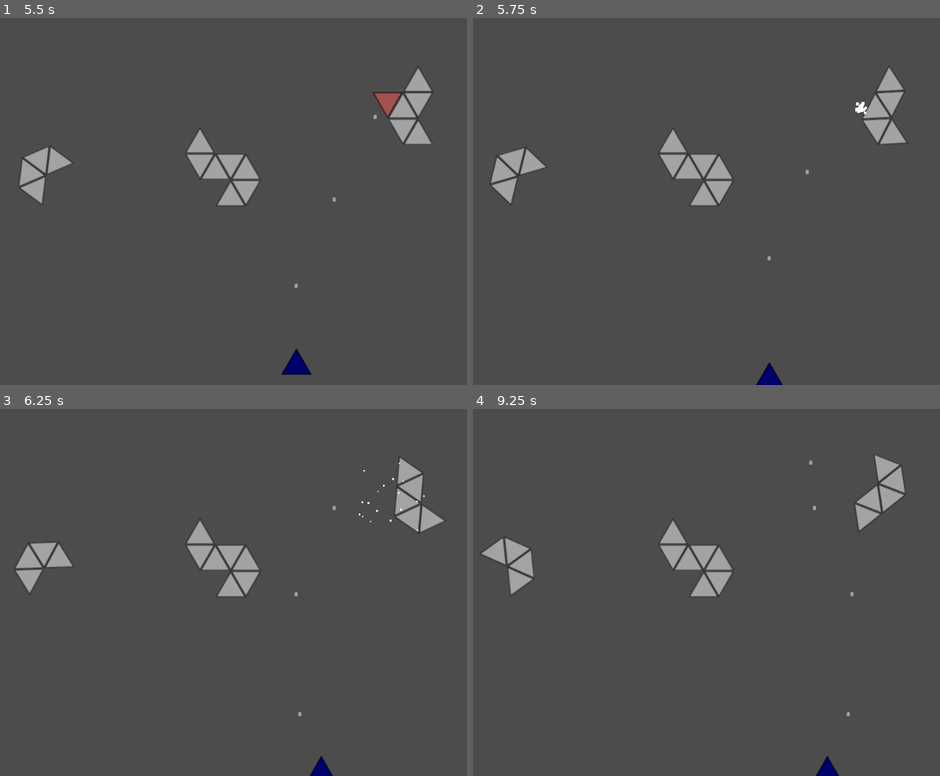
Above: before the commit, frames 1-4 (two rows, left to right).
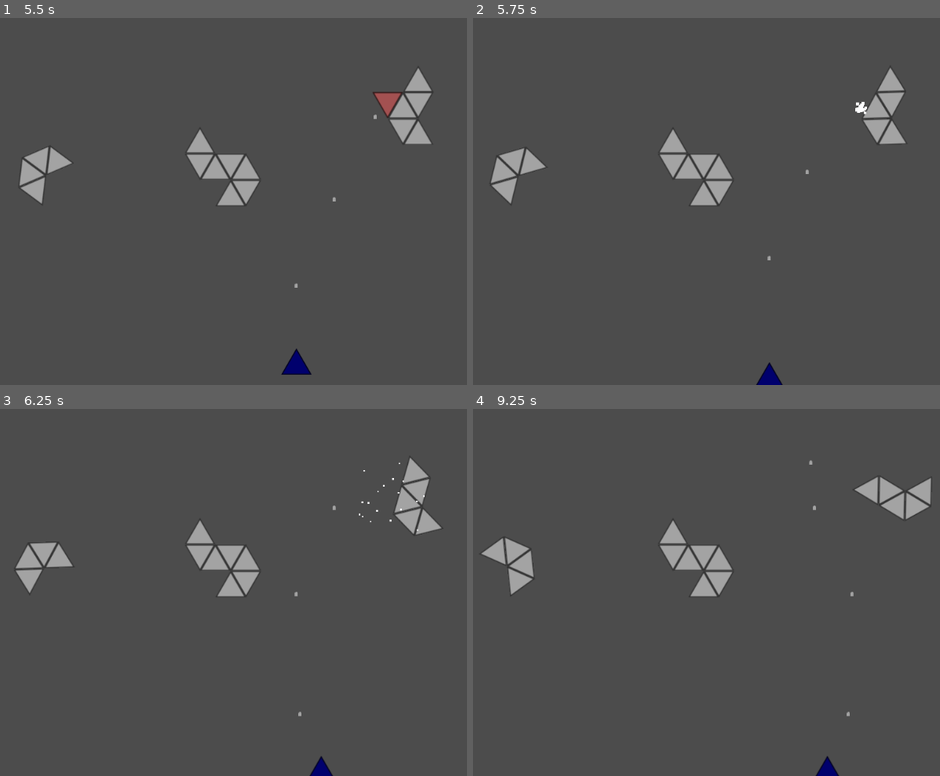
Above: after the commit, the same moments.

Repository: tristaaan/AsteroidGame
Game: Godot game, scene res://Gameplay.tscn
The game is run twice, just before and just after one commit, with the same random seed, the same clock (stepped at 60 frames per second) and the same inputs.
Inputs (mouse positions are in pixels of both pictures, inside the frame that each line leads up to):
- Up to frame 1 (5.5 s): tap Enter (ui_accept) at 0.5, 0.77, 1.52, 3.02, 3.77, 4.52 s; move the mouse to (429, 183) at 0.52 s; hold Right (ui_right) 0.53-1.28 s; tap Space (action_shoot) every 0.75 s from 0.6 to 5.1 s; click (429, 183) at 0.67 s; move the mouse to (168, 219) at 1.27 s; hold Down (ui_down) 1.28-2.03 s; move the mouse to (354, 120) at 2.02 s; hold Right (ui_right) 2.03-2.78 s; move the mouse to (261, 274) at 2.77 s; hold Up (ui_up) 2.78-3.53 s; click (261, 274) at 2.92 s; move the mouse to (outside the picture) at 3.52 s; hold Left (ui_left) 3.53-5.03 s; move the mouse to (102, 146) at 4.27 s; move the mouse to (322, 201) at 5.02 s; hold Down (ui_down) from 5.03 s (still down); click (322, 201) at 5.17 s
- Up to frame 2 (5.75 s): keep holding Down (ui_down)
- Up to frame 3 (6.25 s): move the mouse to (200, 500) at 5.77 s; release Down (ui_down) at 5.78 s; hold Right (ui_right) from 5.78 s (still down); tap Space (action_shoot) at 5.85 s; tap Enter (ui_accept) at 6.02 s
- Up to frame 4 (9.25 s): move the mouse to (902, 574) at 6.52 s; release Right (ui_right) at 6.53 s; hold Up (ui_up) 6.53-7.28 s; tap Space (action_shoot) every 0.75 s from 6.6 to 8.85 s; tap Enter (ui_accept) at 6.77, 7.52, 9.02 s; move the mouse to (641, 610) at 7.27 s; hold Right (ui_right) 7.28-8.03 s; click (641, 610) at 7.42 s; move the mouse to (827, 511) at 8.02 s; hold Down (ui_down) 8.03-8.78 s; move the mouse to (734, 665) at 8.77 s; hold Left (ui_left) from 8.78 s (still down)

Frame 1 is identical in both runs. In frame 2, 0.1% of the frame differs, in the area x 83-93%, y 13-35%; in frame 3, 0.6%; in frame 4, 1.4%, in the area x 81-99%, y 12-34%.

Commit message:
more accurate breaking

Diff:
--- a/Asteroid.gd
+++ b/Asteroid.gd
@@ -259,15 +259,19 @@
 					self.queue_free()
 			1:
 				play_explosion_at(global_hit_coord, is_flip)
-				var c_pos = coord_map[yx2xy(graph[hit_coord][0])].global_position
+				var neighbor_tri = coord_map[yx2xy(graph[hit_coord][0])]
+				var c_pos = true_coord(neighbor_tri)
 				self.apply_impulse(
 					c_pos,
-					Util.break_explosion_velocity(c_pos, global_hit_coord)
+					Util.break_explosion_velocity(
+						c_pos,
+						adjust_coord(global_hit_coord, is_flip),
+						self.rotation,
+						self.global_transform.origin
+					)
 				)
 				tri.queue_free()
 				graph.erase(hit_coord)
-#				var new_com = calulate_component_global_center(graph)
-#				self.transform.origin = new_com
 			0:
 				# Lone tri was destroyed
 				play_explosion_at(global_hit_coord, is_flip)
@@ -278,10 +282,15 @@
 func play_explosion_at(pos, is_flip):
 	var explosion_emitter = Explosion.instance()
 	get_parent().add_child(explosion_emitter)
+	explosion_emitter.global_position = adjust_coord(pos, is_flip)
+
+func true_coord(tri):
+	return adjust_coord(tri.global_position, tri.is_flip)
+
+func adjust_coord(vec2, is_flip):
 	if is_flip:
-		explosion_emitter.global_position = pos - Vector2(0, 25 * sqrt(3) / 2 - 5)
-	else:
-		explosion_emitter.global_position = pos + Vector2(0, 25 * sqrt(3) / 2 + 5)
+		return vec2 - Vector2(0, 25 * sqrt(3) / 2 - 5)
+	return vec2 + Vector2(0, 25 * sqrt(3) / 2 + 5)
 
 func yx2xy(a):
 	return Vector2(a.y, a.x)
--- a/AsteroidFactory.gd
+++ b/AsteroidFactory.gd
@@ -51,4 +51,9 @@
 	instance.explosion = true
 	instance.explosion_origin = explode_origin
 	# the magnitude of the explosion vector should be proportional to the distance to origin?
-	instance.explosion_velocity = Util.break_explosion_velocity(c_pos, explode_origin)
+	instance.explosion_velocity = Util.break_explosion_velocity(
+		c_pos,
+		explode_origin,
+		instance.rotation,
+		instance.global_transform.origin
+	)
--- a/util.gd
+++ b/util.gd
@@ -5,5 +5,25 @@
 static func distance(a,b):
 	return sqrt(pow(a.x - b.x, 2) + pow(a.y - b.y, 2))
 
-static func break_explosion_velocity(c_pos, explode_origin):
-	return (c_pos - explode_origin) * distance(c_pos, explode_origin) / 100
+static func break_explosion_velocity(c_pos, explode_origin, aster_rotation, aster_origin):
+	explode_origin = rotate_around(explode_origin, aster_rotation, aster_origin)
+	return (c_pos-explode_origin) * (distance(c_pos, explode_origin) / 10)
+
+static func rotate_around(pt, theta, center):
+	var cx = center.x;
+	var cy = center.y;
+
+	var nx = pt.x
+	var ny = pt.y
+	var cos_t = cos(theta)
+	var sin_t = sin(theta)
+	# move to origin
+	var tx = nx - cx
+	var ty = ny - cy
+
+	# rotate
+	nx = tx * cos_t - ty * sin_t
+	ny = ty * cos_t + tx * sin_t
+
+	# restore old center
+	return Vector2(nx + cx, ny + cy)
